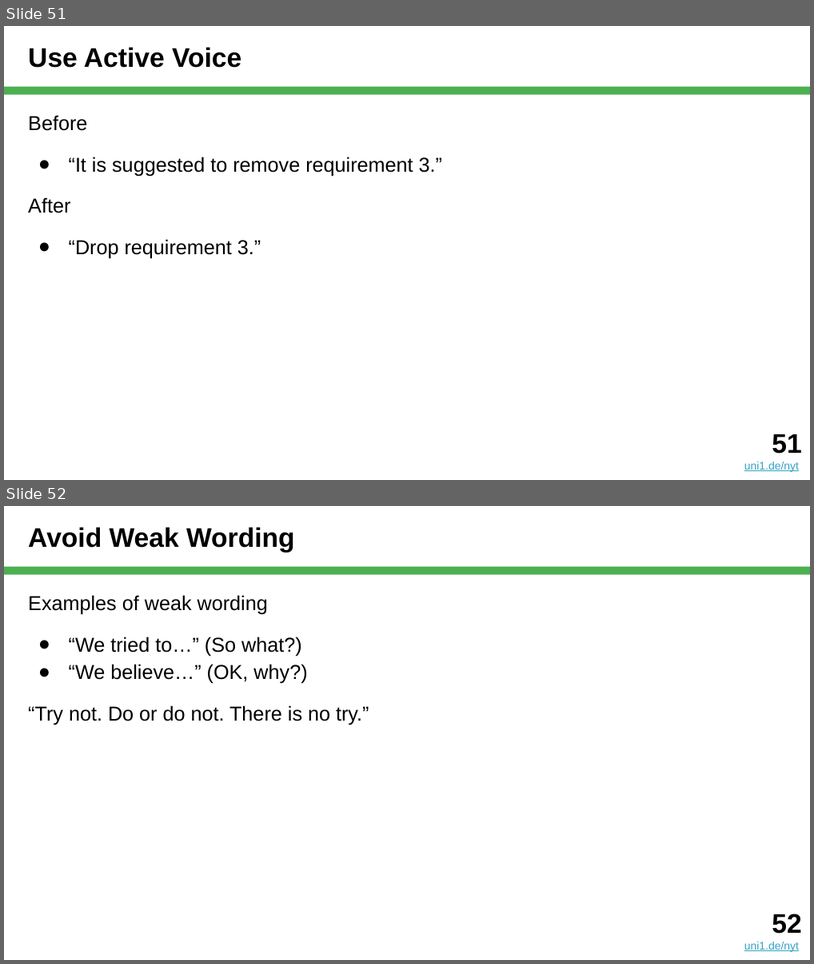
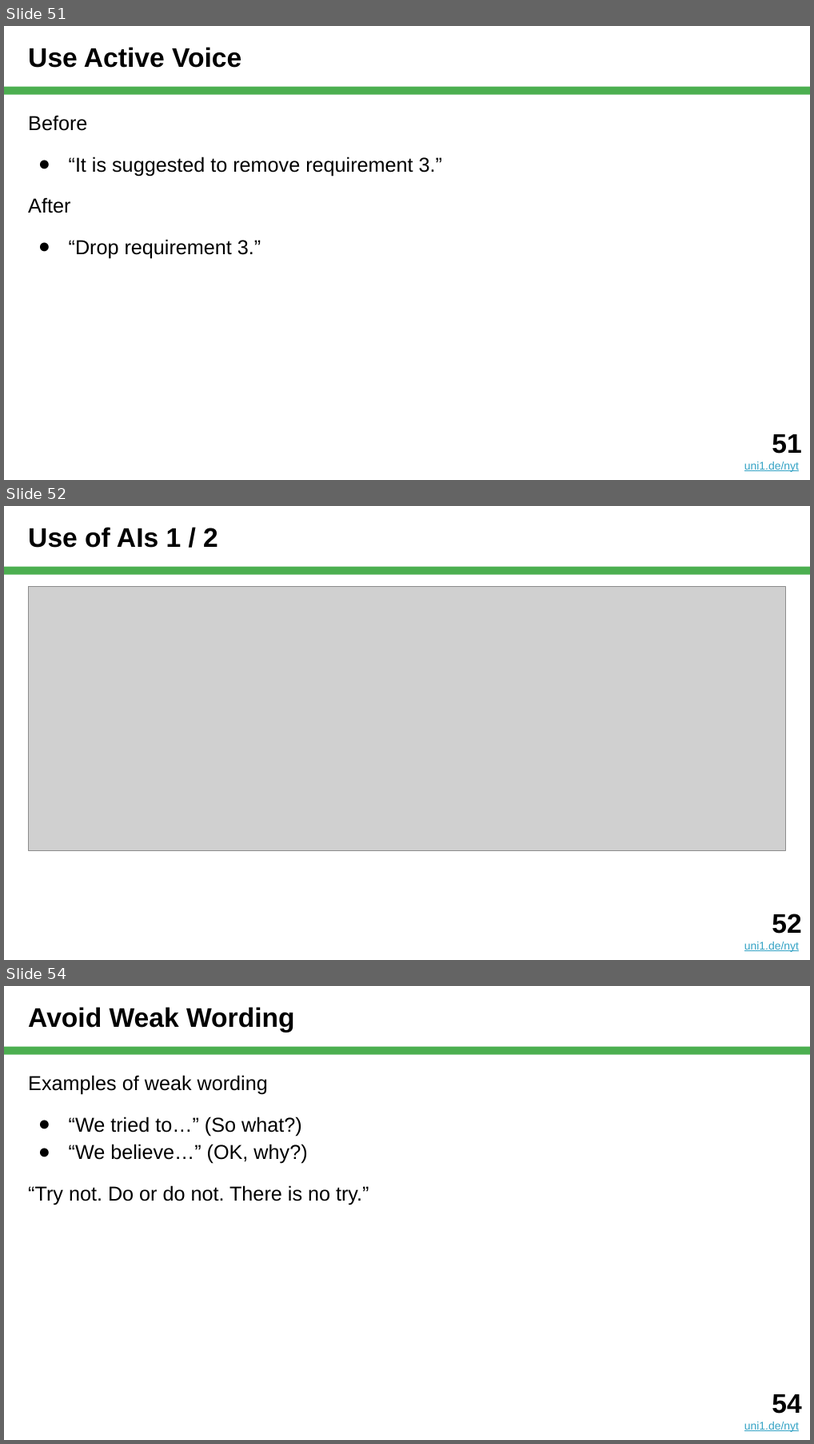
Before and after one commit to dirkriehle/nyt-course, a slide deck: Lecture slides/NYT E01 - Scientific Writing.pptx. Shown one above the other, each under a label of ours: slides 51 and 52 before the commit, slides 51, 52 and 54 after it; the slides between them are not shown. The pictures are 814x964 and 814x1444 pixels, drawn with LibreOffice and Linux fonts; fonts in the diff are those of the drawing; grey boxes stand for pictures. Boxes give left, top, right and bottom in pixels: in the first picture for what was removed or moved away, otherwise in the second. Text is boxed around its words. In the diff, an @@ line names an element or a change of style, - is before the commit and + after.

```diff
--- a/Lecture slides/NYT E01 - Scientific Writing.pptx
+++ b/Lecture slides/NYT E01 - Scientific Writing.pptx
@@ slide 52 added at <box>4,506,810,960</box>, background #FFFFFF; not listed: 1 template element that a slide beside it also shows @@
@@ title added at <box>28,527,218,548</box>, 24 pt, text #000000, bold @@
+Use of AIs 1 / 2
@@ picture added at <box>28,587,786,850</box> @@
@@ text added at <box>745,913,802,952</box>, 10 pt, text #34A3C5, underline @@
+52
+uni1.de/nyt
@@ what was slide 52 is now slide 54 @@
@@ text at <box>772,1394,802,1413</box>: text changed @@
-52
+54
```
Also in this commit, not shown: 5 slides changed, 1 other slide added, 3 other files.
